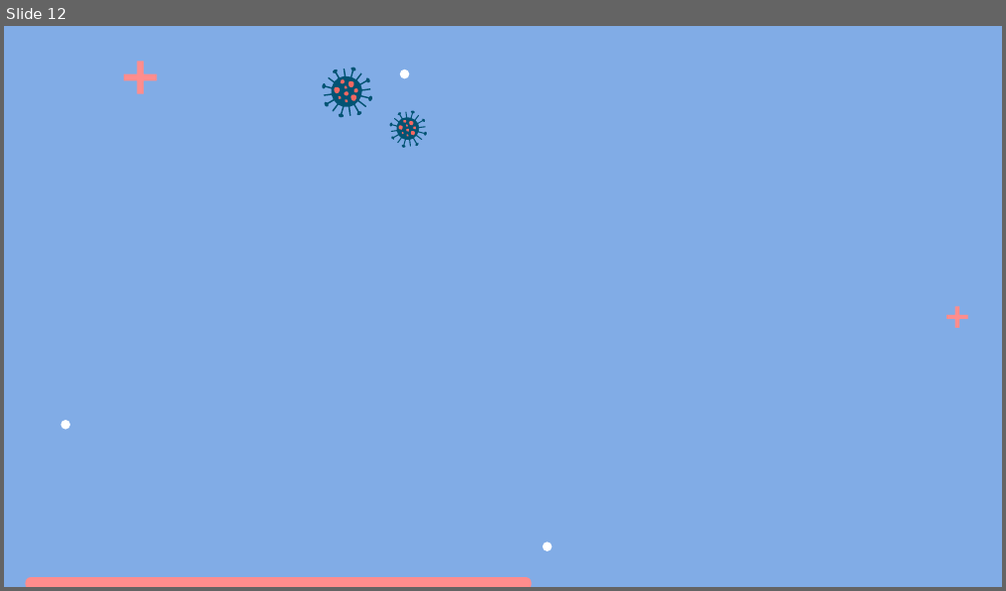
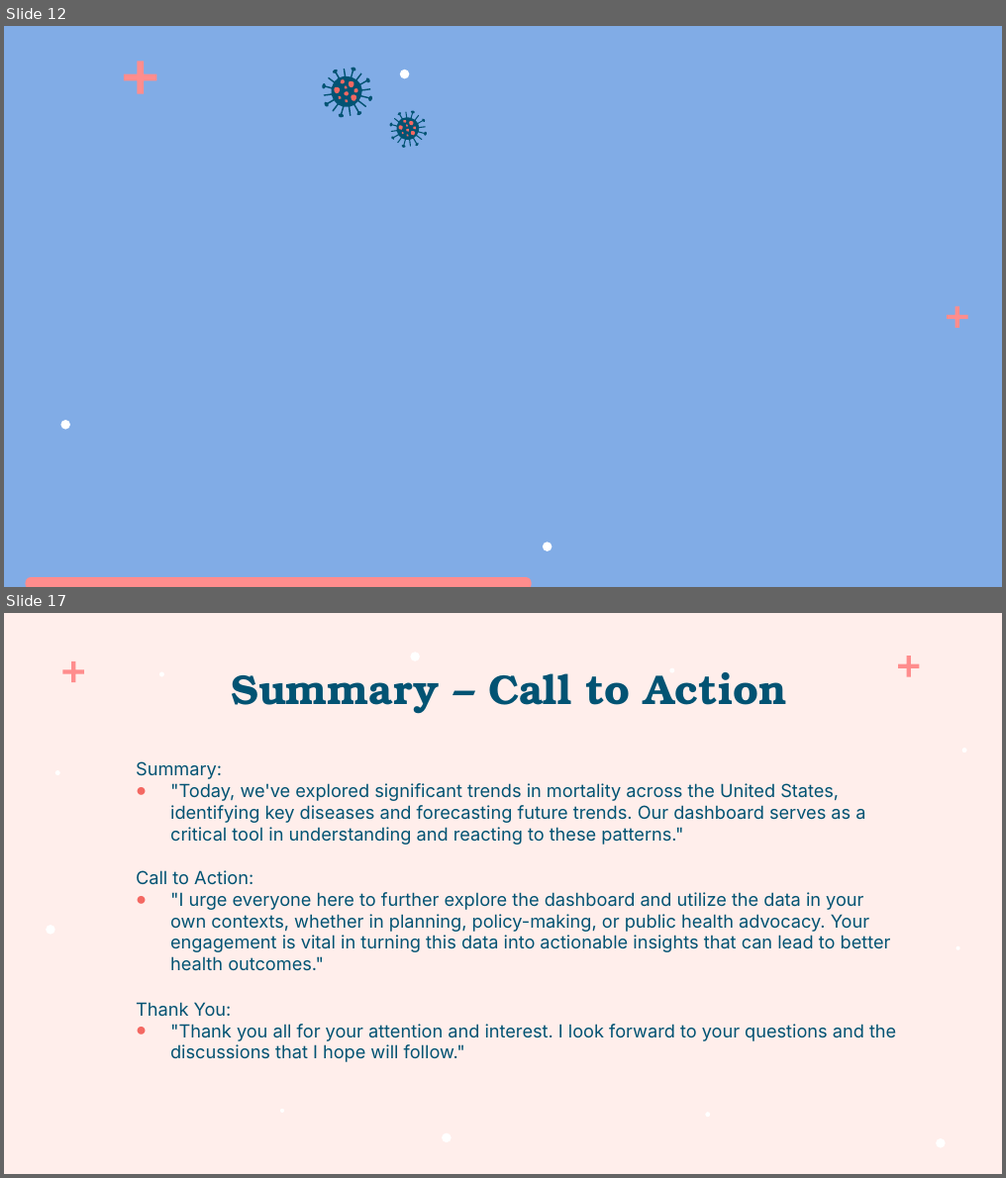
Before and after one commit to zippyprod/Project-4-Decoding-Death, a slide deck: PROJECT 4 DECODING DEATH.pptx. Shown one above the other, each under a label of ours: slide 12 before the commit, slides 12 and 17 after it; the slides between them are not shown. The pictures are 1006x591 and 1006x1178 pixels, drawn with LibreOffice and Linux fonts; fonts in the diff are those of the drawing; background and template pictures are left out. Boxes give left, top, right and bottom in pixels: in the first picture for what was removed or moved away, otherwise in the second. Text is boxed around its words. In the diff, an @@ line names an element or a change of style, - is before the commit and + after.

```diff
--- a/PROJECT 4 DECODING DEATH.pptx
+++ b/PROJECT 4 DECODING DEATH.pptx
@@ slide 17 added at (x1=4, y1=613, x2=1002, y2=1174), background #FFEEEB @@
@@ group added at (x1=46, y1=652, x2=967, y2=1148): 13 freeform shapes @@
@@ title added at (x1=231, y1=672, x2=787, y2=714), 30 pt, text #025373, bold @@
+Summary – Call to Action
@@ text added at (x1=136, y1=761, x2=896, y2=1062), 13 pt, text #025373 @@
+Summary:
+● "Today, we've explored significant trends in mortality across the United States, identifying key diseases and forecasting future trends. Our dashboard serves as a critical tool in understanding and reacting to these patterns."
+Call to Action:
+● "I urge everyone here to further explore the dashboard and utilize the data in your own contexts, whether in planning, policy-making, or public health advocacy. Your engagement is vital in turning this data into actionable insights that can lead to better health outcomes."
+Thank You:
+● "Thank you all for your attention and interest. I look forward to your questions and the discussions that I hope will follow."
```
Also in this commit, not shown: 2 slides changed, 3 other slides added, 1 other file.
